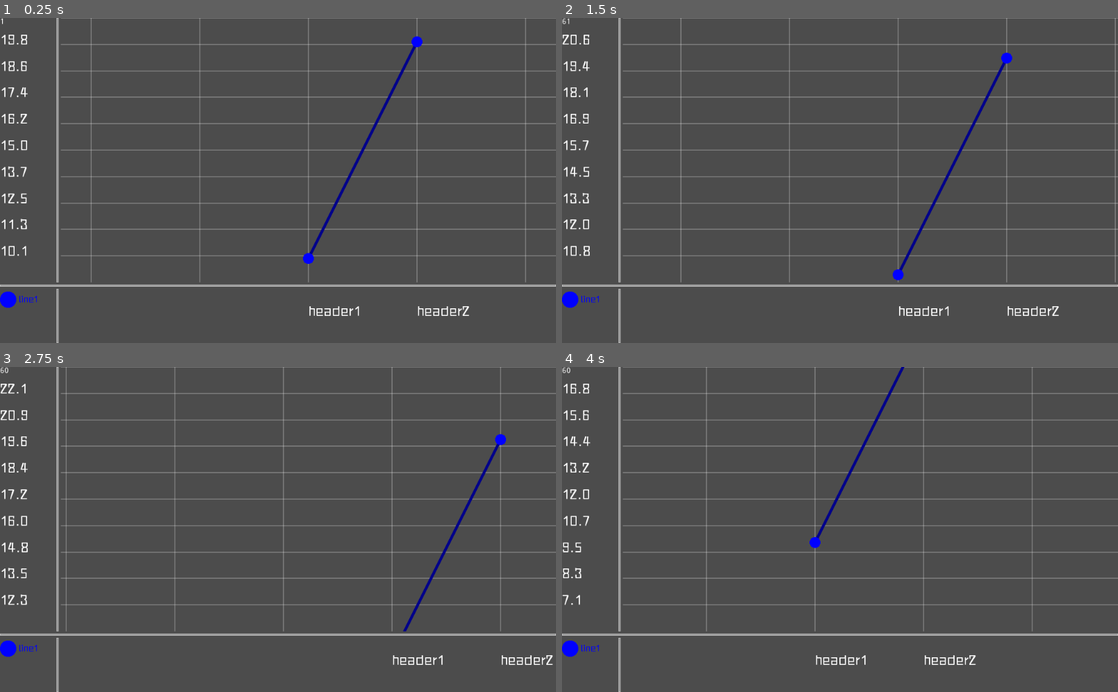
Above: before the commit, frames 1-4 (two rows, left to right).
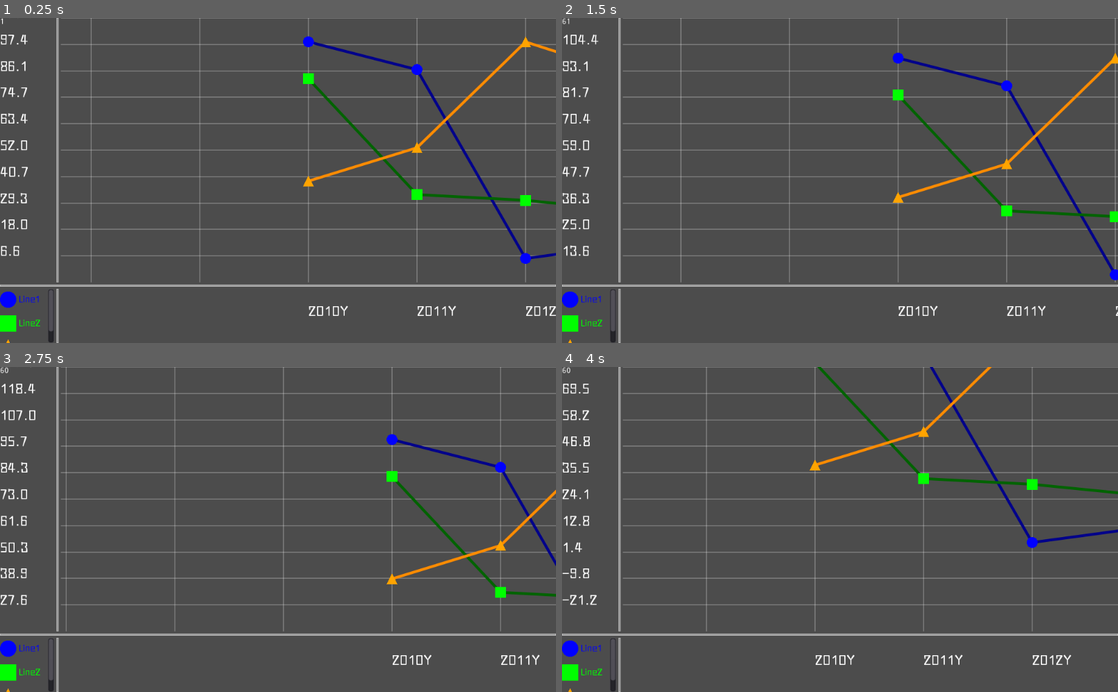
Above: after the commit, the same moments.

Repository: DeanNevan/Godot-2D-Super-Chart
Game: Godot game, scene res://Demo/Demo.tscn
Two runs of this game, one before a commit and one after it. Both use one fixed random seed, a clock stepped at 60 frames per second and the inputs below.
Inputs (mouse positions are in pixels of both pictures, inside the frame that each line leads up to):
- Up to frame 1 (0.25 s): no input
- Up to frame 2 (1.5 s): tap Enter at 0.5 s; move the mouse to (962, 164) at 0.52 s; click (962, 164) at 0.67 s; tap Space at 1.25 s; drag from (728, 196) to (812, 245) at 1.27 s
- Up to frame 3 (2.75 s): tap Enter at 2 s; move the mouse to (333, 458) at 2.02 s; click (333, 458) at 2.17 s
- Up to frame 4 (4 s): tap Space at 2.75 s; drag from (812, 594) to (673, 480) at 2.77 s; tap Enter at 3.5 s; move the mouse to (1006, 578) at 3.52 s; click (1006, 578) at 3.67 s

The runs differ from the first frame. In frame 1, 3.7% of the frame differs, in the area x 0-100%, y 5-100%; in frame 2, 3.4%; in frame 3, 2.9%; in frame 4, 3.2%.

Commit message:
Update Demo.gd

Diff:
--- a/Demo/Demo.gd
+++ b/Demo/Demo.gd
@@ -11,13 +11,13 @@
 #		],
 #		["line1", "line2", "line3"]
 #	)
-	$SuperChart.read_data(
-		["header1", "header2"],
-		[
-			[10, 20]
-		],
-		["line1"]
-	)
+#	$SuperChart.read_data(
+#		["header1", "header2"],
+#		[
+#			[10, 20]
+#		],
+#		["line1"]
+#	)
 	$SuperChart.init_all()
 
 func _process(_delta):
